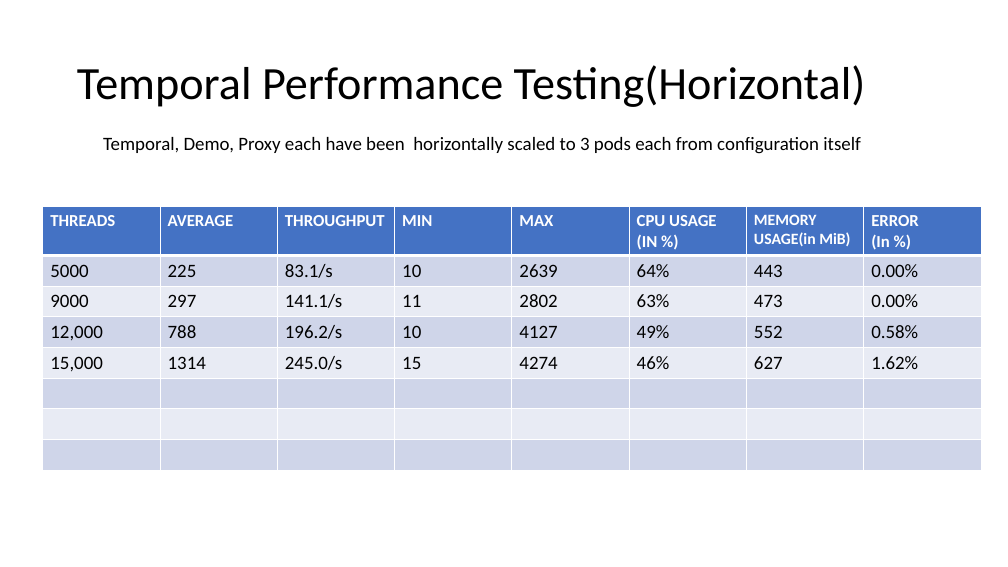
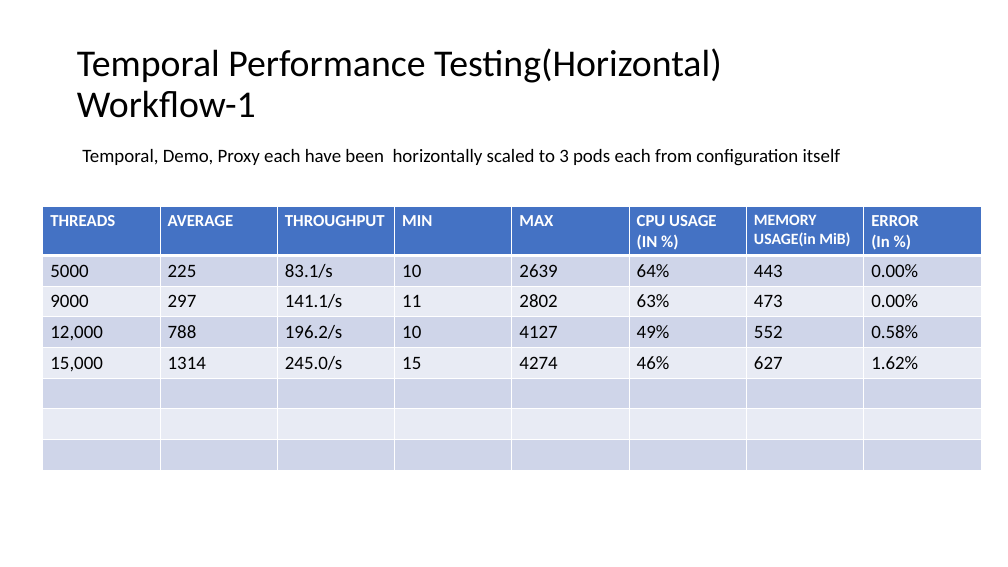
Before and after one commit to skarmanya/Temporal, a slide deck: slide 3 of TemporalPPT.pptx. Drawn at 1008x567 pixels with LibreOffice and Linux fonts; fonts in the diff are those of the drawing. Boxes give left, top, right and bottom in pixels: in the first picture for what was removed or moved away, otherwise in the second. Text is boxed around its words. In the diff, an @@ line names an element or a change of style, - is before the commit and + after.

Commit message:
Proxy Ip Changes

```diff
--- a/TemporalPPT.pptx
+++ b/TemporalPPT.pptx
@@ title at <box>77,48,722,118</box>: text changed; size 44 to 36 pt @@
-Temporal Performance Testing(Horizontal)
+Temporal Performance Testing(Horizontal)
+Workflow-1
@@ text "Temporal, Demo, Proxy each have ...": place and size @@
-text "Temporal, Demo, Proxy each have ..." at <box>103,137,860,154</box>
+text "Temporal, Demo, Proxy each have ..." at <box>82,149,840,166</box>
```
Also in this commit, not shown: 3 other slides changed, 6 other files.
